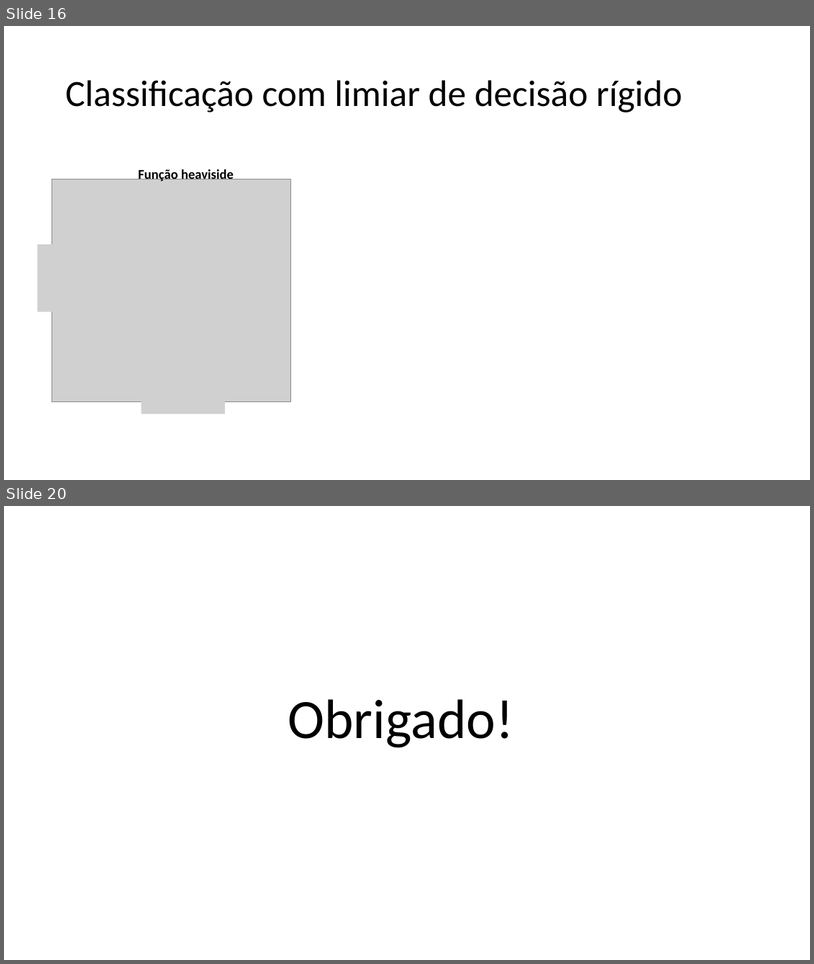
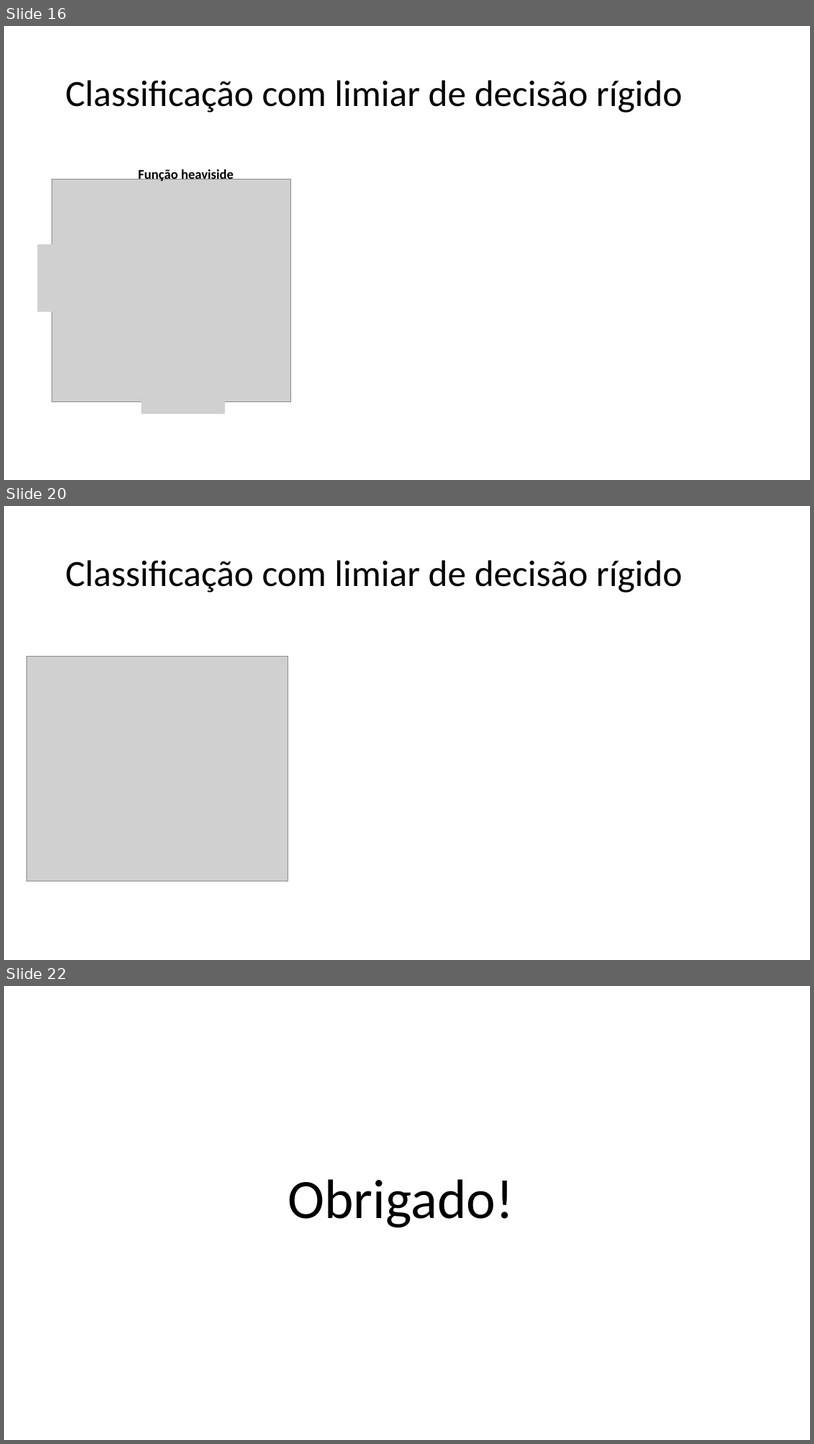
Before and after one commit to zz4fap/t320_aprendizado_de_maquina, a slide deck: slides/T320_Classificação (Parte II).pptx. Shown one above the other, each under a label of ours: slides 16 and 20 before the commit, slides 16, 20 and 22 after it; the slides between them are not shown. The pictures are 814x964 and 814x1444 pixels, drawn with LibreOffice and Linux fonts; fonts in the diff are those of the drawing; grey boxes stand for pictures. Boxes give left, top, right and bottom in pixels: in the first picture for what was removed or moved away, otherwise in the second. Text is boxed around its words. In the diff, an @@ line names an element or a change of style, - is before the commit and + after.

```diff
--- a/slides/T320_Classificação (Parte II).pptx
+++ b/slides/T320_Classificação (Parte II).pptx
@@ slide 20 added at bbox=[4, 506, 810, 960], background #FFFFFF @@
@@ title added at bbox=[65, 560, 683, 592], 44 pt, text #000000 @@
+Classificação com limiar de decisão rígido
@@ picture added at bbox=[27, 656, 288, 881] @@
@@ what was slide 20 is now slide 22 @@
```
Also in this commit, not shown: 4 slides changed, 1 other slide added, 4 other files.
